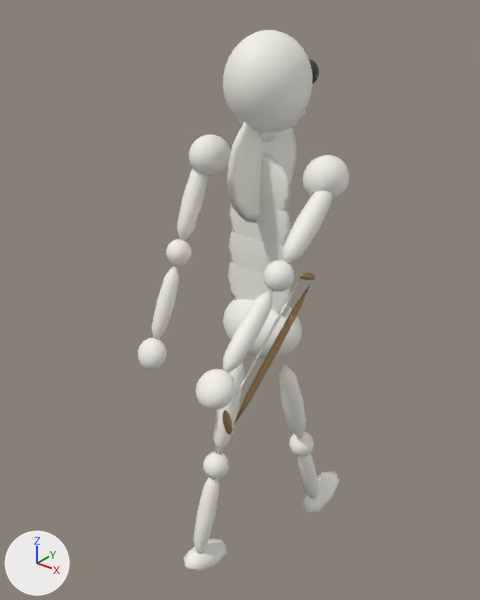
What one commit did to the glTF model models/mob_skeleton.glb.
Both versions are drawn from a 50 mm lens placed at (1.086, -1.466, 1.891), pointed at (-0.065, -0.027, 0.998). Every picture has the same lights, and +X, +Y and +Z are marked at lower left. The first picture is the older version. Vertices at exactly the same position are counted once.

In view in the first picture: 'ArmL', 'ArmR', 'Body', 'LegL', 'LegR'.
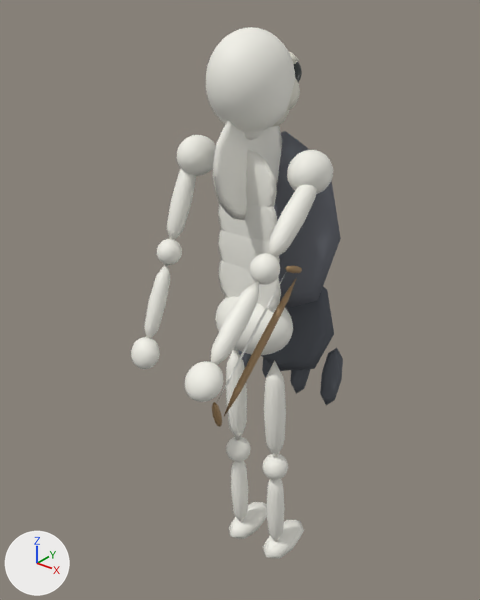
Pixel boxes (x1, y1, x2, y2) of what changed, in the pictures (480 x 600 px; the box of a moved part takes in the faces that stretch with it):
'Body', reshaped, turned: before (189, 30, 349, 358); after (177, 27, 343, 405)
'ArmL', turned: before (196, 191, 333, 435); after (185, 185, 317, 427)
'LegL', turned: before (278, 363, 340, 513); after (263, 360, 304, 559)
'LegR', turned: before (184, 361, 244, 572); after (226, 348, 267, 539)
'ArmR', turned: before (138, 168, 208, 370); after (131, 169, 196, 369)
part 1 of me_cylinder, added (mostly hidden): after (289, 52, 299, 64)
part 2 of me_cylinder, added (mostly hidden): after (271, 110, 289, 127)
part 3 of me_cylinder, rebuilt: before (309, 59, 319, 84); after (294, 62, 302, 82)
part 4 of me_cylinder, moved or reshaped: before (189, 30, 347, 355); after (177, 27, 343, 405)

The change in detail:
Material 'Cloak2' (mat_cloak2) is new.
Its base color is (0.1, 0.11, 0.13) (dark grey #595d65).
Its roughness is 0.9.
Material 'Glow' (mat_glow) is new.
Its base color is (0.4, 0.95, 1.0) (cyan #aaf9ff).
Its roughness is 0.2.
Its emission color is (0.3, 0.9, 1.0) (cyan #95f3ff).
Its emission strength is 6.0.
Material 'Cloak' (mat_cloak) is new.
Its base color is (0.16, 0.17, 0.2) (grey #6f737c).
Its roughness is 0.85.
Material 'Bone2' (mat_bone2) is new.
Its base color is (0.78, 0.76, 0.66) (white #e5e2d4).
Its roughness is 0.6.
me_cylinder is used by ob_body; location (0.0, 0.0, 0.0).
me_cylinder had 2738 vertices, 5404 faces and spanned x -0.258..0.258, y -0.162..0.162, z 0.821..1.77.
me_cylinder now has 3152 vertices, 6188 faces and spans x -0.258..0.258, y -0.162..0.236, z 0.603..1.775.
me_cylinder part 1: the loose piece of 26 vertices spanning x -0.013..0.013, y 0.123..0.157, z 1.593..1.627 is copied, and the copy is scaled about its middle by (7.67, 2, 1.5), then moved by (0.0, -0.04, 0.08), in mat_bone2 (white #e5e2d4); it spans x -0.097..0.097, y 0.066..0.134, z 1.665..1.715.
me_cylinder part 2: the loose piece of 26 vertices spanning x -0.01..0.01, y 0.12..0.14, z 1.54..1.56 is copied, and the copy is scaled about its middle by (7.08, 7.5, 4.17), then moved by (0.0, -0.07, 0.0), in mat_bone2 (white #e5e2d4); it spans x -0.071..0.071, y -0.016..0.136, z 1.508..1.592.
me_cylinder part 3: the loose piece of 163 vertices spanning x 0.017..0.083, y 0.092..0.148, z 1.625..1.695 is rebuilt with 180 vertices and now spans x 0.011..0.089, y 0.072..0.148, z 1.614..1.696.
me_cylinder part 4: 32 vertices moved from x -0.245..0.233, y -0.025..0.056, z 0.832..1.478 to x -0.247..0.233, y -0.038..0.056, z 0.832..1.477; 1052 vertices removed from x -0.247..0.24, y -0.117..0.157, z 0.832..1.77; 1381 vertices added at x -0.247..0.24, y -0.122..0.236, z 0.603..1.775.
Other edits to the shape of me_cylinder do not show in these pictures.
me_cylinder gains material mat_cloak (grey #6f737c).
me_cylinder gains material mat_cloak2 (dark grey #595d65).
me_cylinder gains material mat_bone2 (white #e5e2d4).
me_cylinder gains material mat_glow (cyan #aaf9ff, glowing cyan #95f3ff).
Object 'Body' (ob_body) turns from (0, 0, 0) to (0, -2, 0) degrees about x, y and z.
Object 'LegL' (ob_legl) turns from (18, 0, 0) to (0, 0, 0) degrees about x, y and z.
Object 'LegR' (ob_legr) turns from (-18, 0, 0) to (0, 0, 0) degrees about x, y and z.
